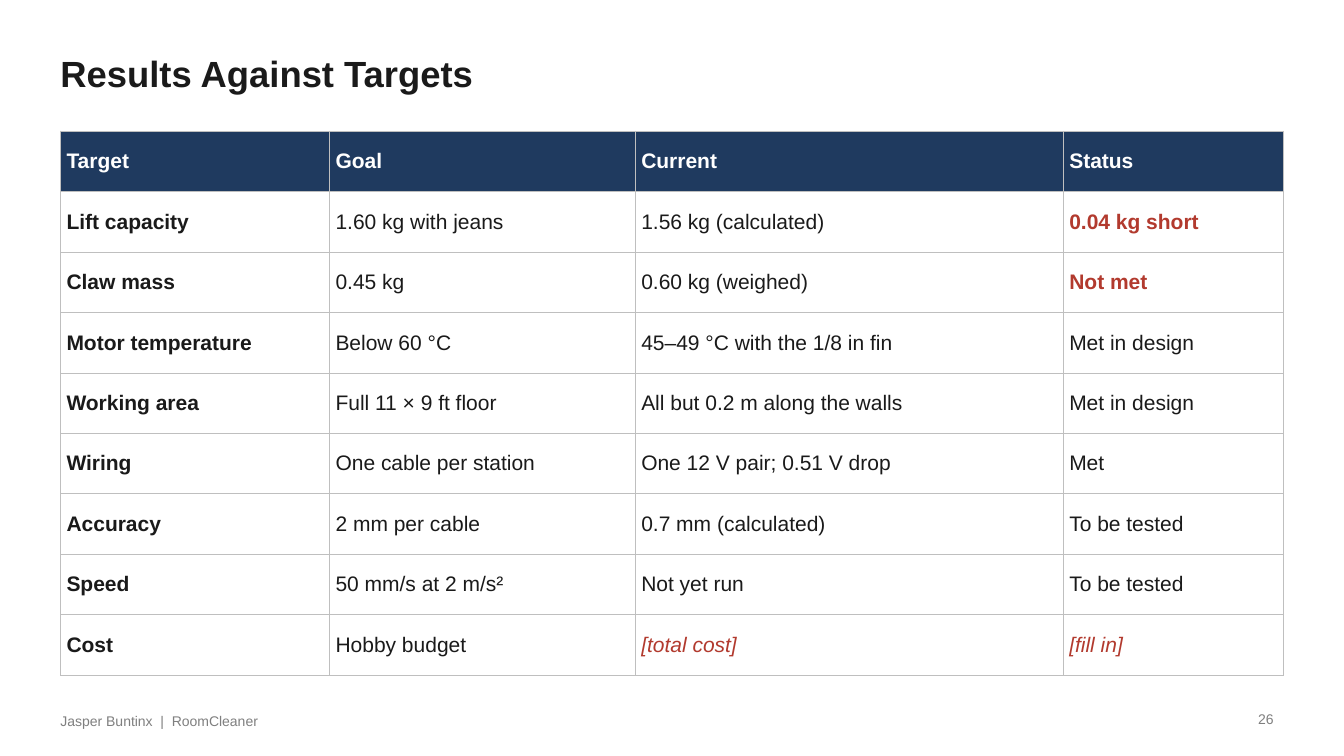
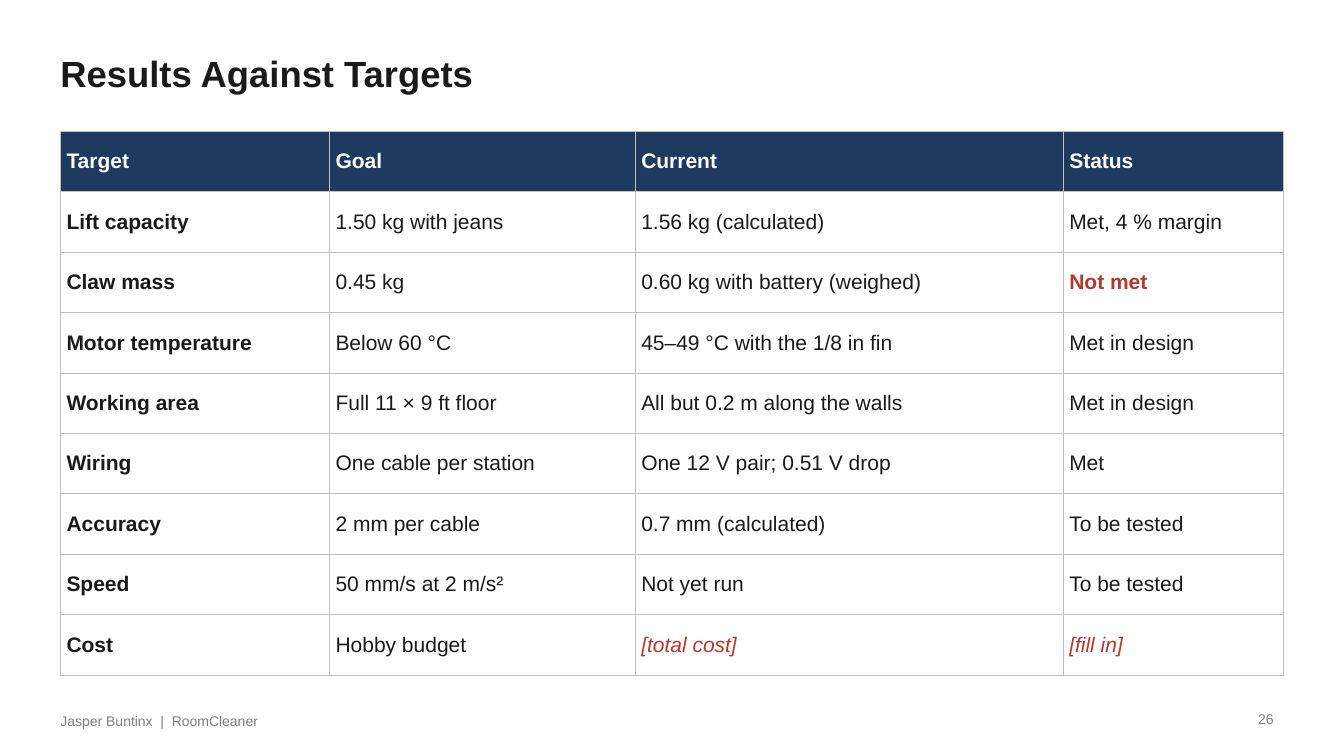
Before and after one commit to Jaspario1199/RoomCleaner, a slide deck: slide 26 of docs/presentation/deck_v7/RoomCleaner_Buntinx_Oct27_v7.pptx. Drawn at 1344x756 pixels with LibreOffice and Linux fonts; fonts in the diff are those of the drawing. Boxes give left, top, right and bottom in pixels: in the first picture for what was removed or moved away, otherwise in the second. Text is boxed around its words. In the diff, an @@ line names an element or a change of style, - is before the commit and + after.

```diff
--- a/docs/presentation/deck_v7/RoomCleaner_Buntinx_Oct27_v7.pptx
+++ b/docs/presentation/deck_v7/RoomCleaner_Buntinx_Oct27_v7.pptx
@@ table at (60, 131, 1284, 660) @@
-row 2, column 2: 1.60 kg with jeans
+row 2, column 2: 1.50 kg with jeans
-row 2, column 4: 0.04 kg short
+row 2, column 4: Met, 4 % margin
-row 3, column 3: 0.60 kg (weighed)
+row 3, column 3: 0.60 kg with battery (weighed)
```
Also in this commit, not shown: 3 other slides changed, 5 other files.
